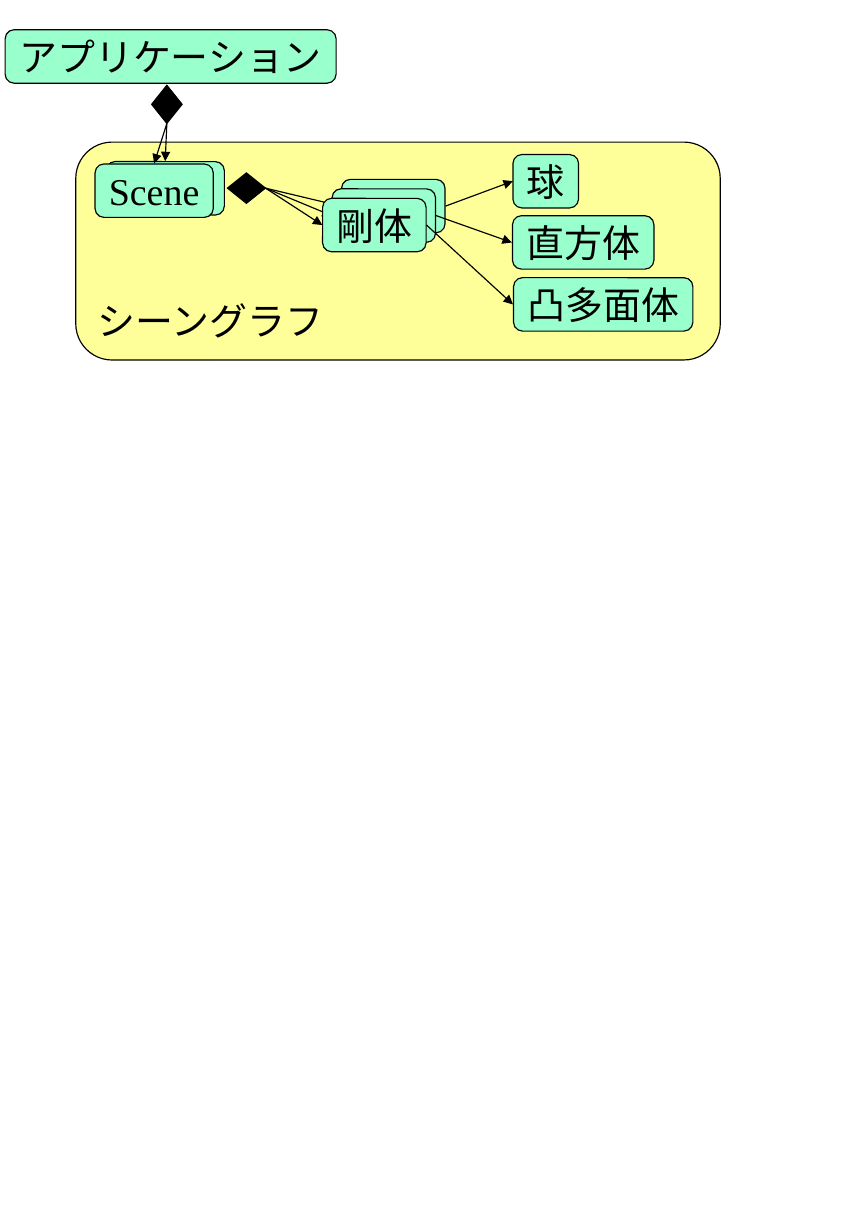
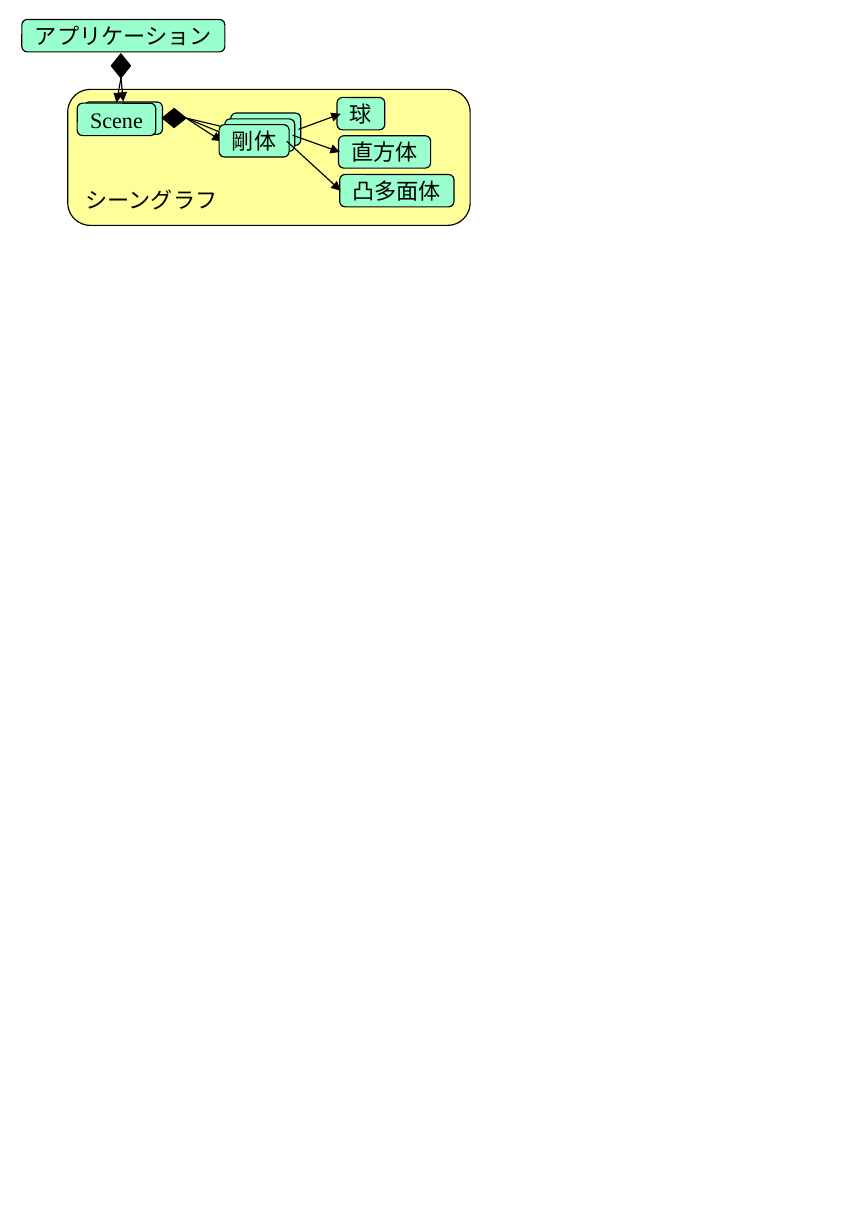
Before and after one commit to Springhead/Springhead, a slide deck: slide 3 of include/docsrc/01UsersGuide/fig.ppt. Drawn at 853x1232 pixels with LibreOffice and Linux fonts; fonts in the diff are those of the drawing. Boxes give left, top, right and bottom in pixels: in the first picture for what was removed or moved away, otherwise in the second. Text is boxed around its words. In the diff, an @@ line names an element or a change of style, - is before the commit and + after.

```diff
--- a/include/docsrc/01UsersGuide/fig.ppt
+++ b/include/docsrc/01UsersGuide/fig.ppt
@@ rounded rectangle "アプリケーション": place and size @@
-rounded rectangle "アプリケーション" at (6,30,337,83)
+rounded rectangle "アプリケーション" at (22,19,225,52)
@@ diamond added at (111,53,131,77), fill #000000, outline #000000 0.74 pt @@
@@ arrow moved from (167, 123) - (155, 164) to (121, 77) - (116, 102) @@
@@ arrow moved from (167, 124) - (165, 162) to (121, 77) - (123, 101) @@
@@ rounded rectangle "シーングラフ": place and size @@
-rounded rectangle "シーングラフ" at (76,142,721,361)
+rounded rectangle "シーングラフ" at (68,90,471,226)
@@ rounded rectangle "Scene": place and size @@
-rounded rectangle "Scene" at (106,162,224,215)
+rounded rectangle "Scene" at (77,103,156,136)
@@ rounded rectangle "Scene": place and size @@
-rounded rectangle "Scene" at (96,164,214,217)
+rounded rectangle "Scene" at (84,102,163,135)
@@ diamond: place and size @@
-diamond at (151,85,182,124)
+diamond at (163,108,187,127)
@@ arrow added from (187, 118) to (222, 141), #000000 0.74 pt @@
@@ arrow added from (187, 118) to (227, 135), #000000 0.74 pt @@
@@ arrow added from (187, 118) to (233, 130), #000000 0.74 pt @@
@@ rounded rectangle "剛体": place and size @@
-rounded rectangle "剛体" at (341,180,445,233)
+rounded rectangle "剛体" at (220,125,290,158)
@@ rounded rectangle "剛体": place and size @@
-rounded rectangle "剛体" at (332,189,436,242)
+rounded rectangle "剛体" at (225,119,296,152)
@@ rounded rectangle "剛体": place and size @@
-rounded rectangle "剛体" at (323,198,426,251)
+rounded rectangle "剛体" at (231,113,301,146)
@@ arrow moved from (265, 188) - (332, 216) to (298, 130) - (341, 114) @@
@@ size 24 to 14 pt in 10 elements at (22,19,225,52), (84,102,163,135), (77,103,156,136), (68,90,471,226), (231,113,301,146), (225,119,296,152), (220,125,290,158), (340,174,455,207), (339,135,431,168), (337,98,384,131) @@
@@ rounded rectangle "球": place and size @@
-rounded rectangle "球" at (513,155,579,208)
+rounded rectangle "球" at (337,98,384,131)
@@ arrow moved from (265, 188) - (322, 225) to (287, 141) - (341, 191) @@
@@ arrow moved from (265, 188) - (341, 206) to (292, 135) - (340, 152) @@
@@ rounded rectangle "直方体": place and size @@
-rounded rectangle "直方体" at (513,216,654,270)
+rounded rectangle "直方体" at (339,135,431,168)
@@ diamond removed at (227,173,265,204) @@
@@ rounded rectangle "凸多面体": place and size @@
-rounded rectangle "凸多面体" at (514,278,694,331)
+rounded rectangle "凸多面体" at (340,174,455,207)
@@ arrow removed from (446, 206) to (513, 181) @@
@@ arrow removed from (426, 225) to (513, 305) @@
@@ arrow removed from (436, 216) to (512, 242) @@
```
Also in this commit, not shown: 5 other files.
